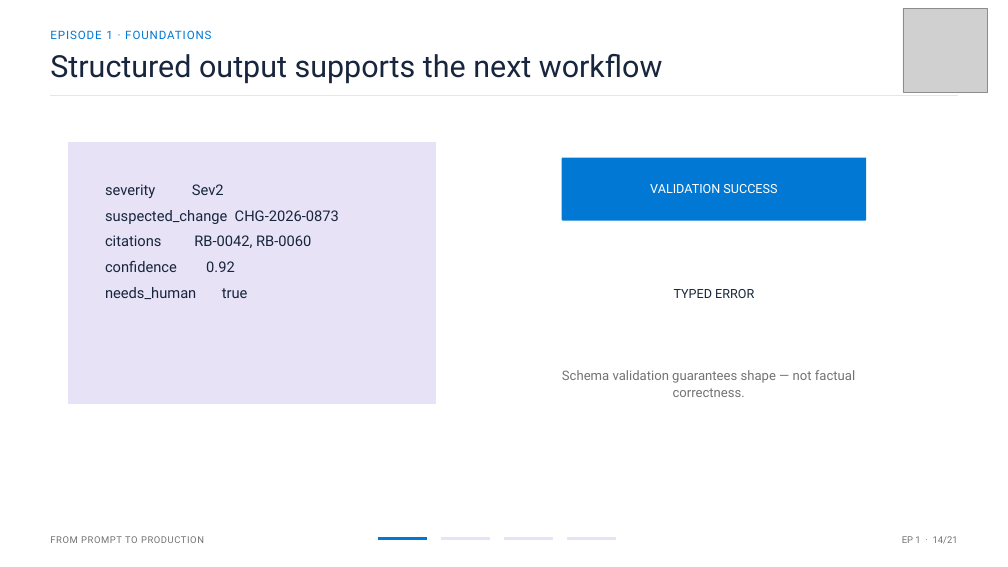
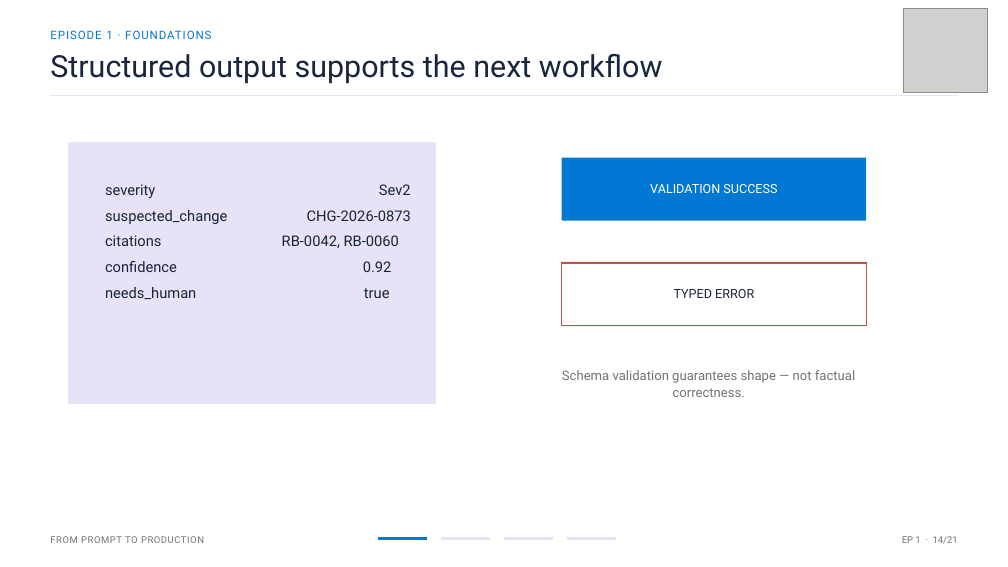
Before and after one commit to passadis/reactor-atlas-labs, a slide deck: slide 15 of _labpack/Agent Foundations - ATLAS.pptx (slide 14 before the commit). Drawn at 1008x567 pixels with LibreOffice and Linux fonts; fonts in the diff are those of the drawing; grey boxes stand for pictures. Boxes give left, top, right and bottom in pixels: in the first picture for what was removed or moved away, otherwise in the second. Text is boxed around its words. In the diff, an @@ line names an element or a change of style, - is before the commit and + after.

```diff
--- a/_labpack/Agent Foundations - ATLAS.pptx
+++ b/_labpack/Agent Foundations - ATLAS.pptx
@@ text "severity Sev2" rewrapped from (x1=105, y1=184, x2=339, y2=298) to (x1=105, y1=184, x2=411, y2=299) @@
@@ rectangle "TYPED ERROR" resized from (x1=674, y1=289, x2=754, y2=298) to (x1=562, y1=263, x2=866, y2=326) @@
@@ rectangle "TYPED ERROR" at (x1=562, y1=263, x2=866, y2=326): fill none to #FFFFFF; outline none to #C0504D 2 pt @@
@@ freeform shape at (x1=562, y1=263, x2=866, y2=326): outline none to #C0504D 2 pt @@
```
Also in this commit, not shown: 7 other slides changed, 1 slide added, 1 other file.
